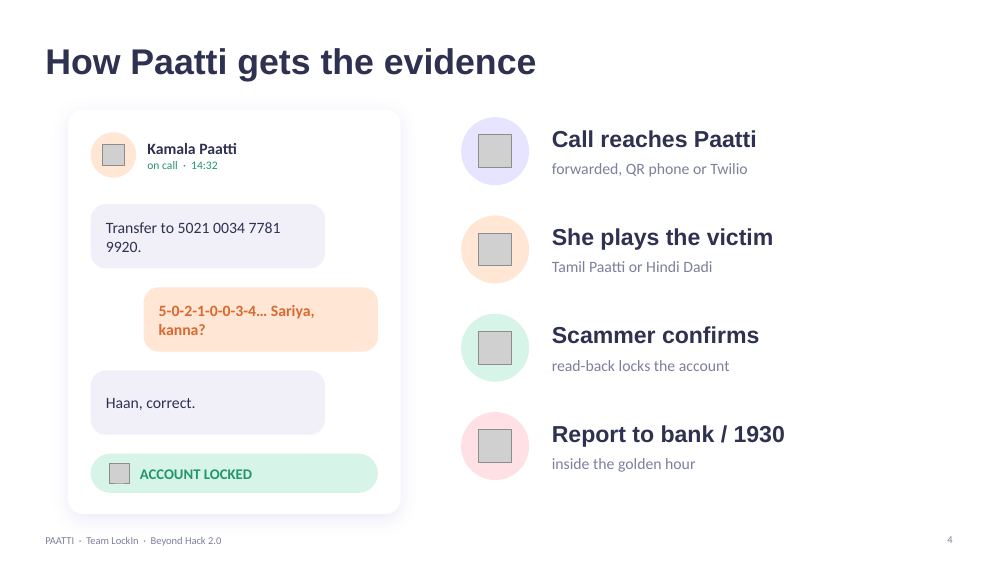
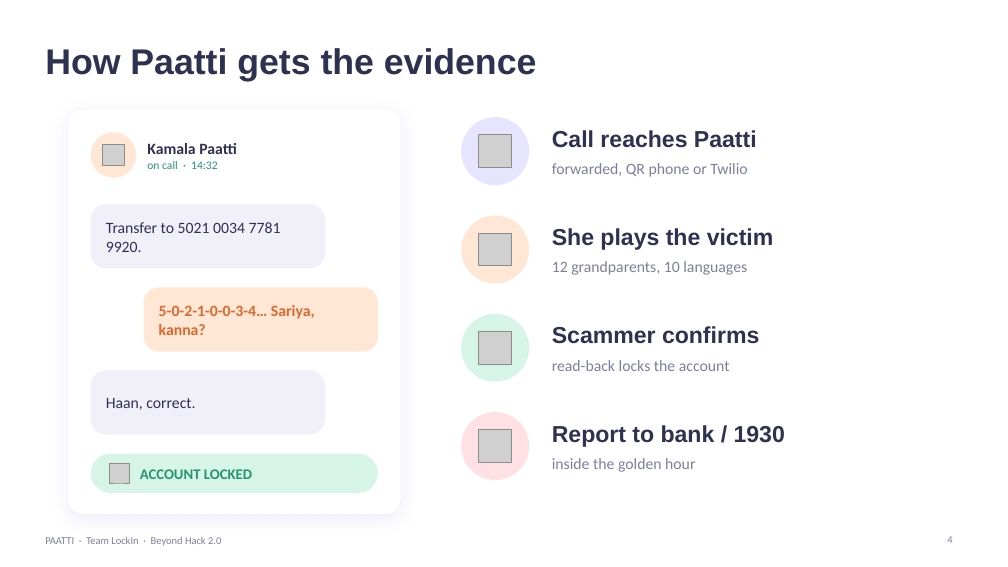
Before and after one commit to Rayaanarora/Paatti, a slide deck: slide 4 of docs/Paatti_BeyondHack2_soft.pptx. Drawn at 1008x567 pixels with LibreOffice and Linux fonts; fonts in the diff are those of the drawing; grey boxes stand for pictures; background and template pictures are left out. Boxes give left, top, right and bottom in pixels: in the first picture for what was removed or moved away, otherwise in the second. Text is boxed around its words. In the diff, an @@ line names an element or a change of style, - is before the commit and + after.

```diff
--- a/docs/Paatti_BeyondHack2_soft.pptx
+++ b/docs/Paatti_BeyondHack2_soft.pptx
@@ text at box(552, 261, 747, 275): text changed @@
-Tamil Paatti or Hindi Dadi
+12 grandparents, 10 languages
```
Also in this commit, not shown: 3 other slides changed, 4 slides added.
